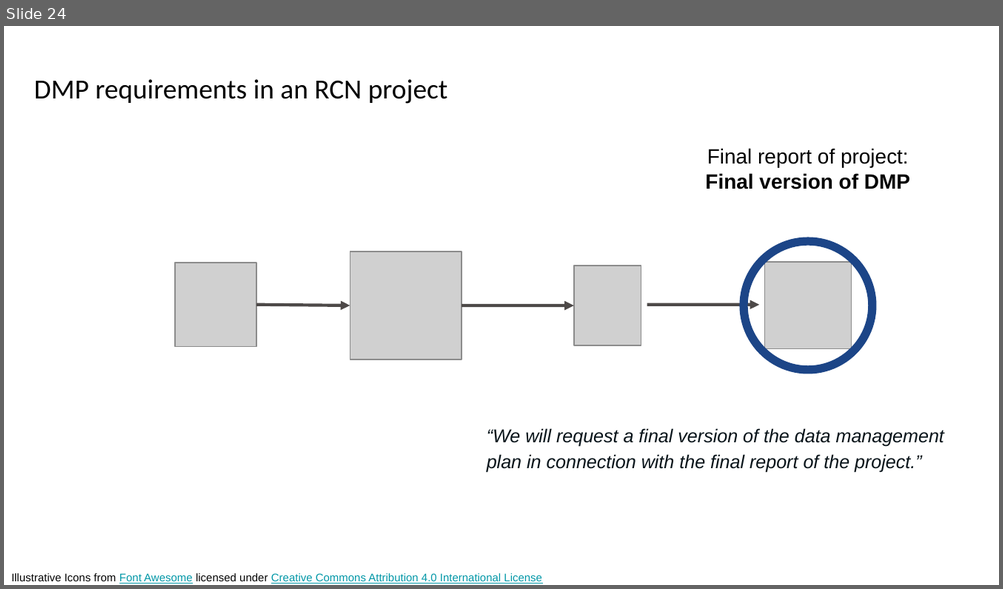
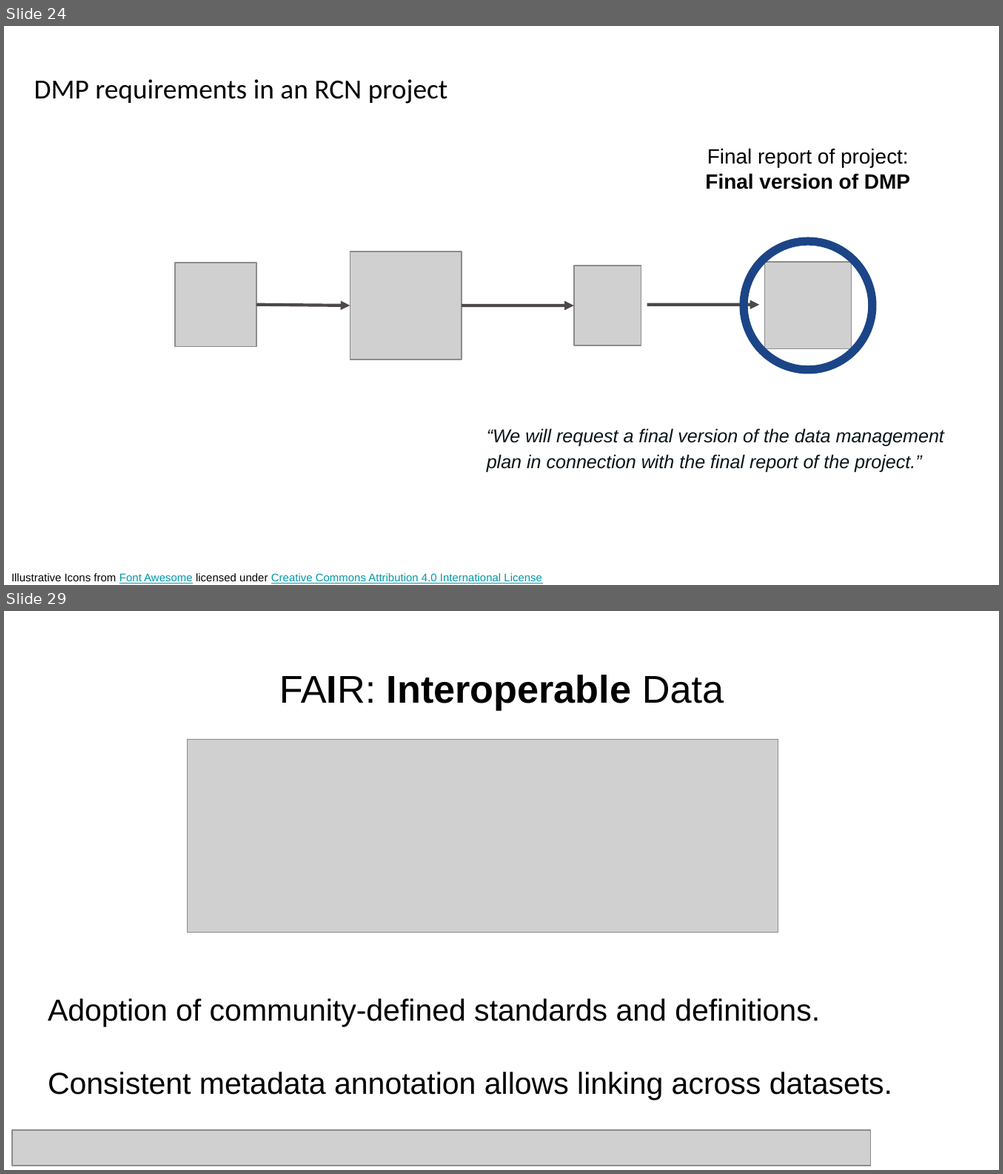
Before and after one commit to ELIXIR-Norway-Training/DMP-writing-workshop, a slide deck: 02_DMP_requirements.odp. Shown one above the other, each under a label of ours: slide 24 before the commit, slides 24 and 29 after it; the slides between them are not shown. The pictures are 1003x589 and 1003x1174 pixels, drawn with LibreOffice and Linux fonts; fonts in the diff are those of the drawing; grey boxes stand for pictures. Boxes give left, top, right and bottom in pixels: in the first picture for what was removed or moved away, otherwise in the second. Text is boxed around its words. In the diff, an @@ line names an element or a change of style, - is before the commit and + after.

```diff
--- a/02_DMP_requirements.odp
+++ b/02_DMP_requirements.odp
@@ slide 29 added at (4,611,999,1170), background #FFFFFF @@
@@ title added at (279,675,723,710), 28 pt, text #000000, bold @@
+FAIR: Interoperable Data
@@ picture added at (187,739,778,932) @@
@@ text added at (48,999,892,1100), 22 pt, text #000000 @@
+Adoption of community-defined standards and definitions.
+Consistent metadata annotation allows linking across datasets.
@@ picture added at (12,1130,871,1166) @@
```
Also in this commit, not shown: 1 slide changed, 16 other slides added, 8 slides removed, 1 other file.
